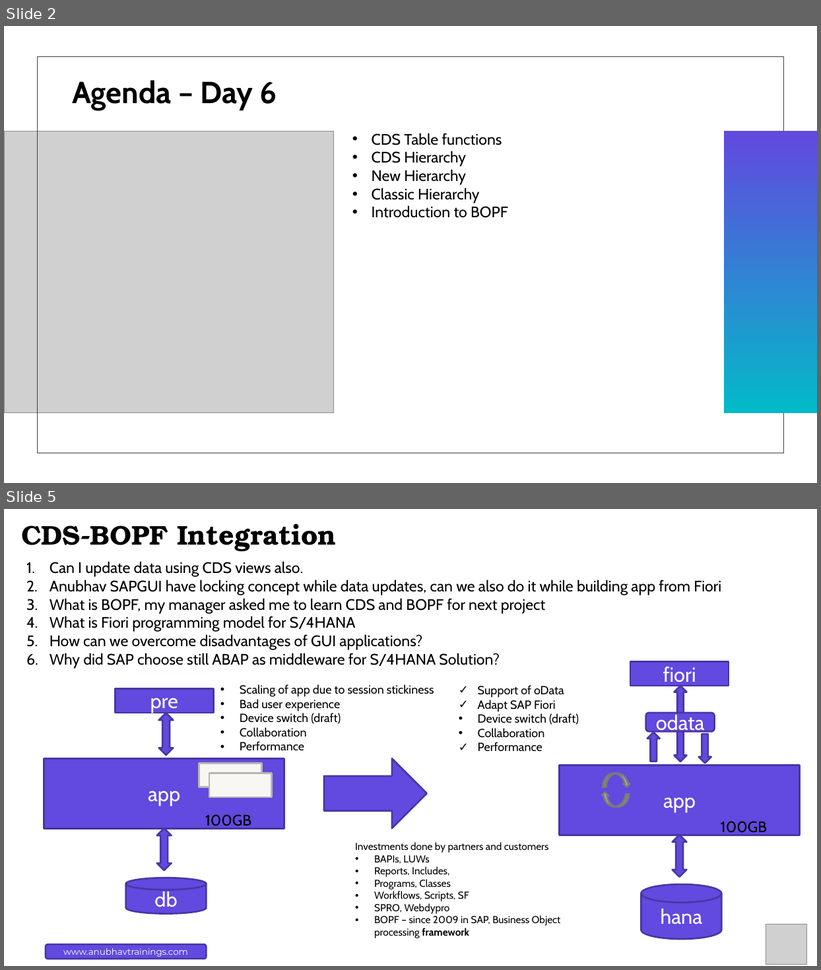
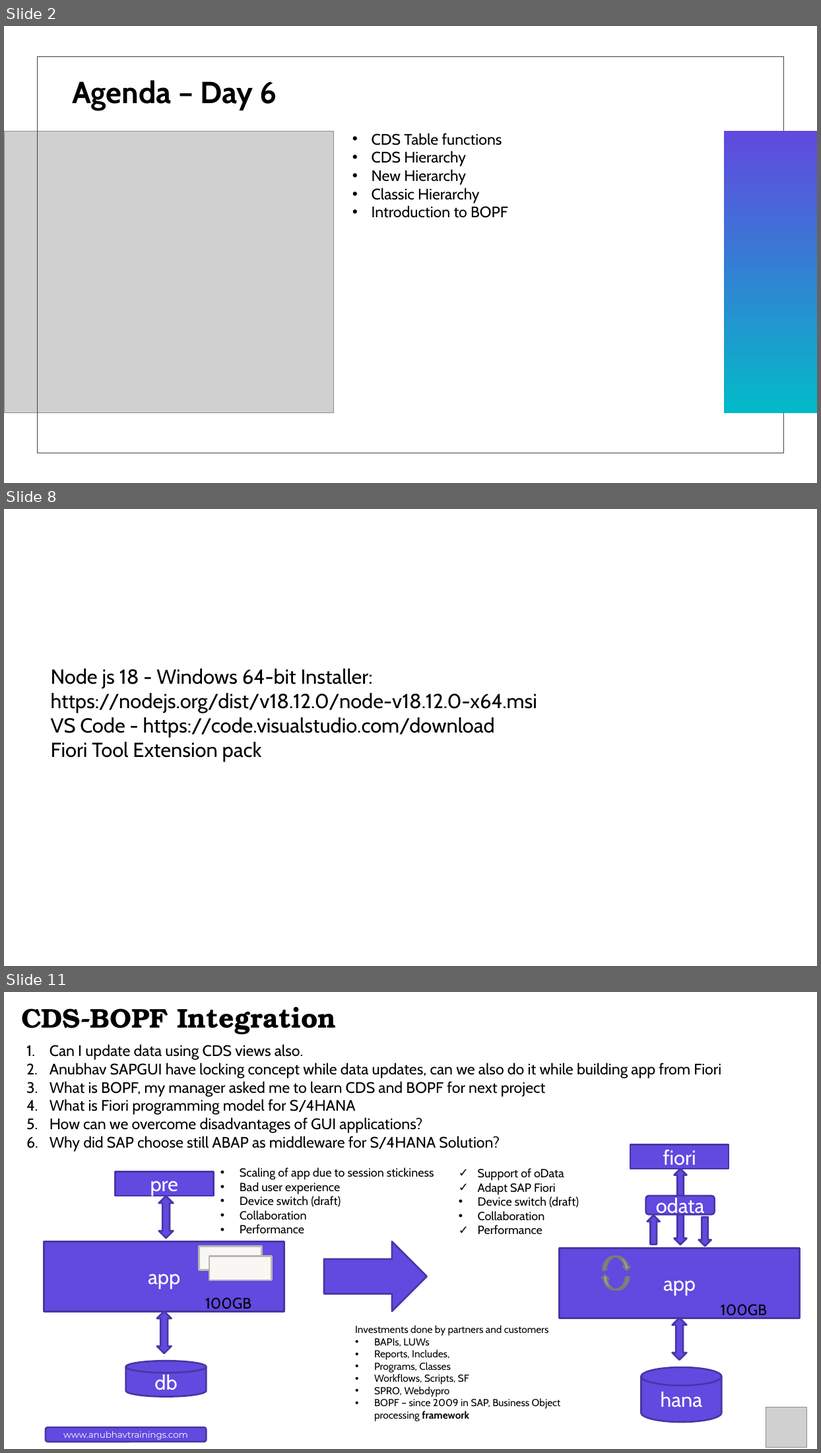
Before and after one commit to soyuztechnologies/HPC_AOH_SAC, a slide deck: Day 6/Day 6.pptx. Shown one above the other, each under a label of ours: slides 2 and 5 before the commit, slides 2, 8 and 11 after it; the slides between them are not shown. The pictures are 821x970 and 821x1453 pixels, drawn with LibreOffice and Linux fonts; fonts in the diff are those of the drawing; grey boxes stand for pictures; background and template pictures are left out. Boxes give left, top, right and bottom in pixels: in the first picture for what was removed or moved away, otherwise in the second. Text is boxed around its words. In the diff, an @@ line names an element or a change of style, - is before the commit and + after.

```diff
--- a/Day 6/Day 6.pptx
+++ b/Day 6/Day 6.pptx
@@ slide 8 added at (x1=4, y1=509, x2=817, y2=966), background #FFFFFF @@
@@ text added at (x1=51, y1=669, x2=537, y2=761), 24 pt, text #000000 @@
+Node js 18 - Windows 64-bit Installer: https://nodejs.org/dist/v18.12.0/node-v18.12.0-x64.msi
+VS Code - https://code.visualstudio.com/download
+Fiori Tool Extension pack
@@ what was slide 5 is now slide 11 @@
```
Also in this commit, not shown: 2 slides changed, 5 other slides added, 2 other files.
